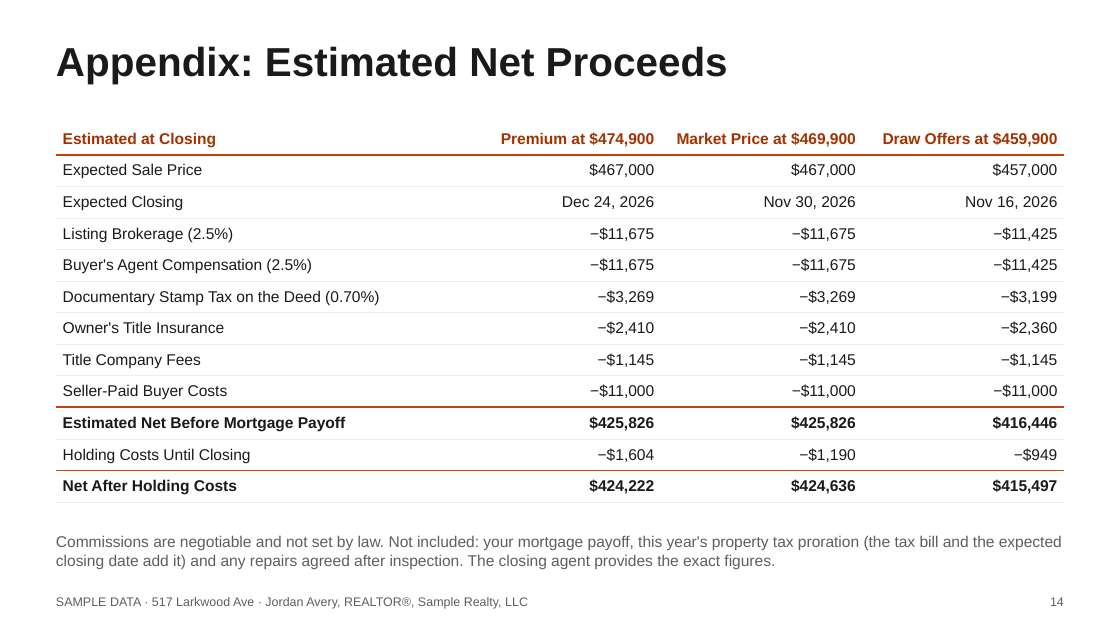
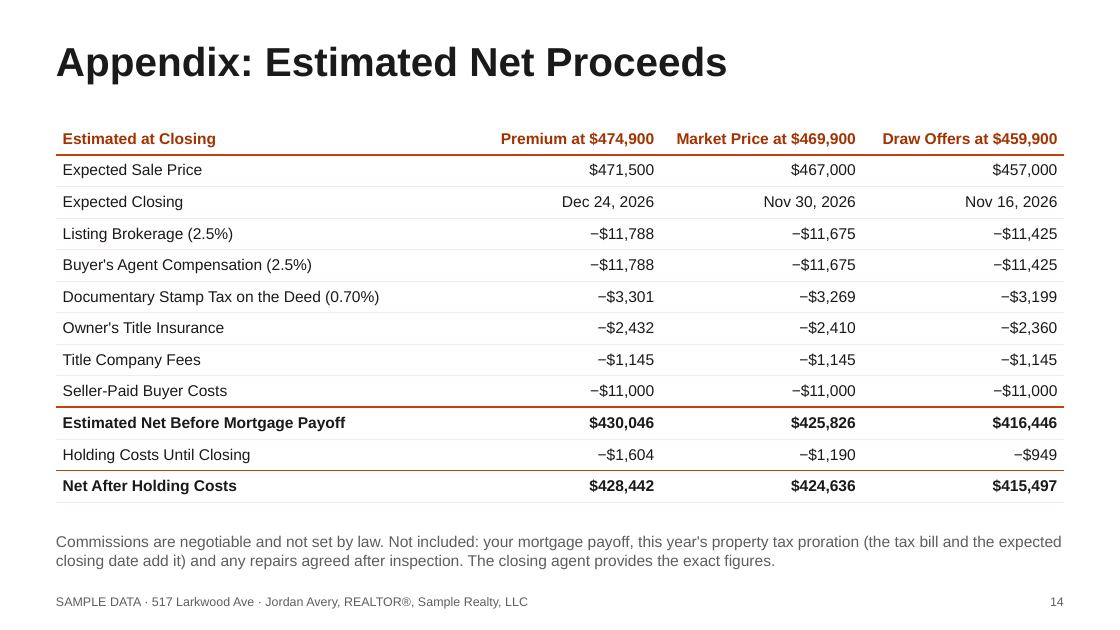
Before and after one commit to axelrivera/real-estate-skills, a slide deck: slide 14 of samples/seller-cma/517-Larkwood-Ave-Listing-Presentation.pptx. Drawn at 1120x630 pixels with LibreOffice and Linux fonts; fonts in the diff are those of the drawing. Boxes give left, top, right and bottom in pixels: in the first picture for what was removed or moved away, otherwise in the second. Text is boxed around its words. In the diff, an @@ line names an element or a change of style, - is before the commit and + after.

```diff
--- a/samples/seller-cma/517-Larkwood-Ave-Listing-Presentation.pptx
+++ b/samples/seller-cma/517-Larkwood-Ave-Listing-Presentation.pptx
@@ table at box(56, 123, 1064, 499) @@
-row 2, column 2: $467,000
+row 2, column 2: $471,500
-row 4, column 2: −$11,675
+row 4, column 2: −$11,788
-row 5, column 2: −$11,675
+row 5, column 2: −$11,788
-row 6, column 2: −$3,269
+row 6, column 2: −$3,301
-row 7, column 2: −$2,410
+row 7, column 2: −$2,432
-row 10, column 2: $425,826
+row 10, column 2: $430,046
-row 12, column 2: $424,222
+row 12, column 2: $428,442
```
Also in this commit, not shown: 3 other slides changed, 6 other files.
